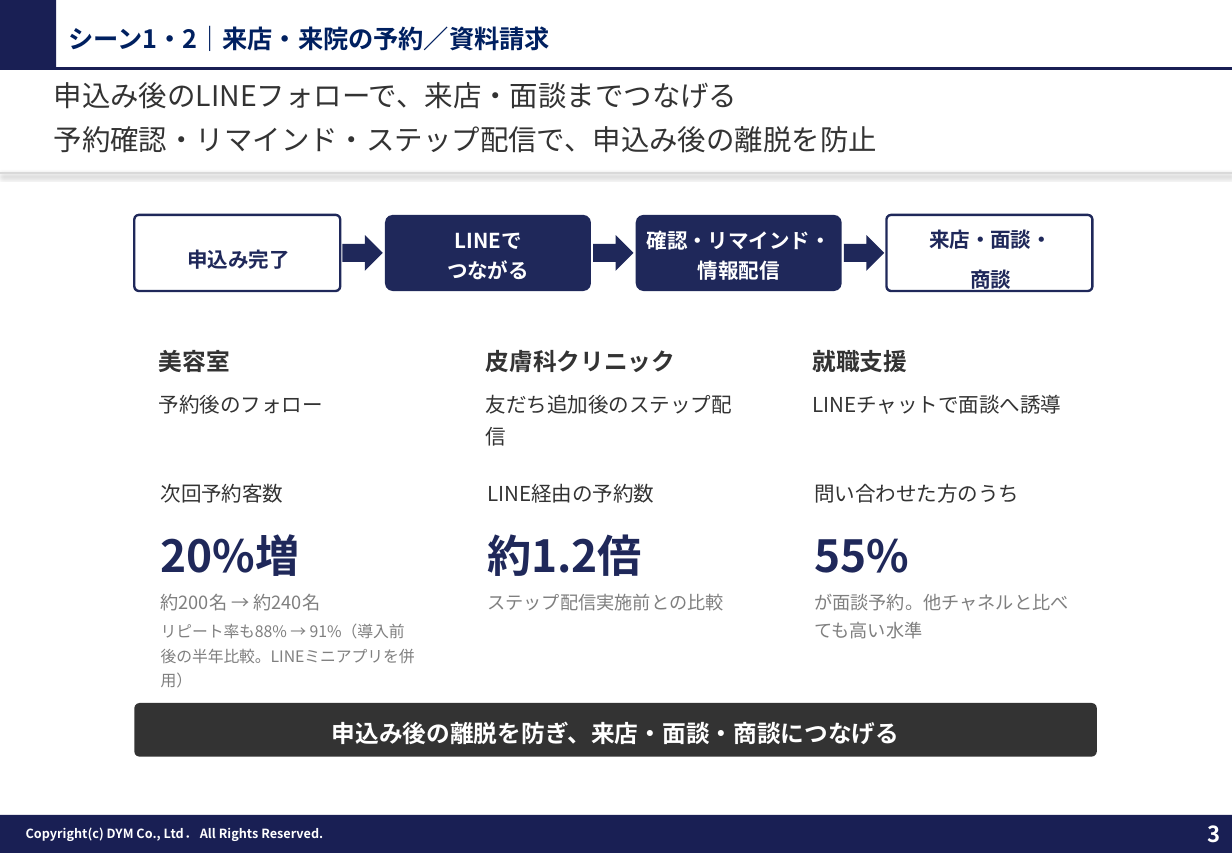
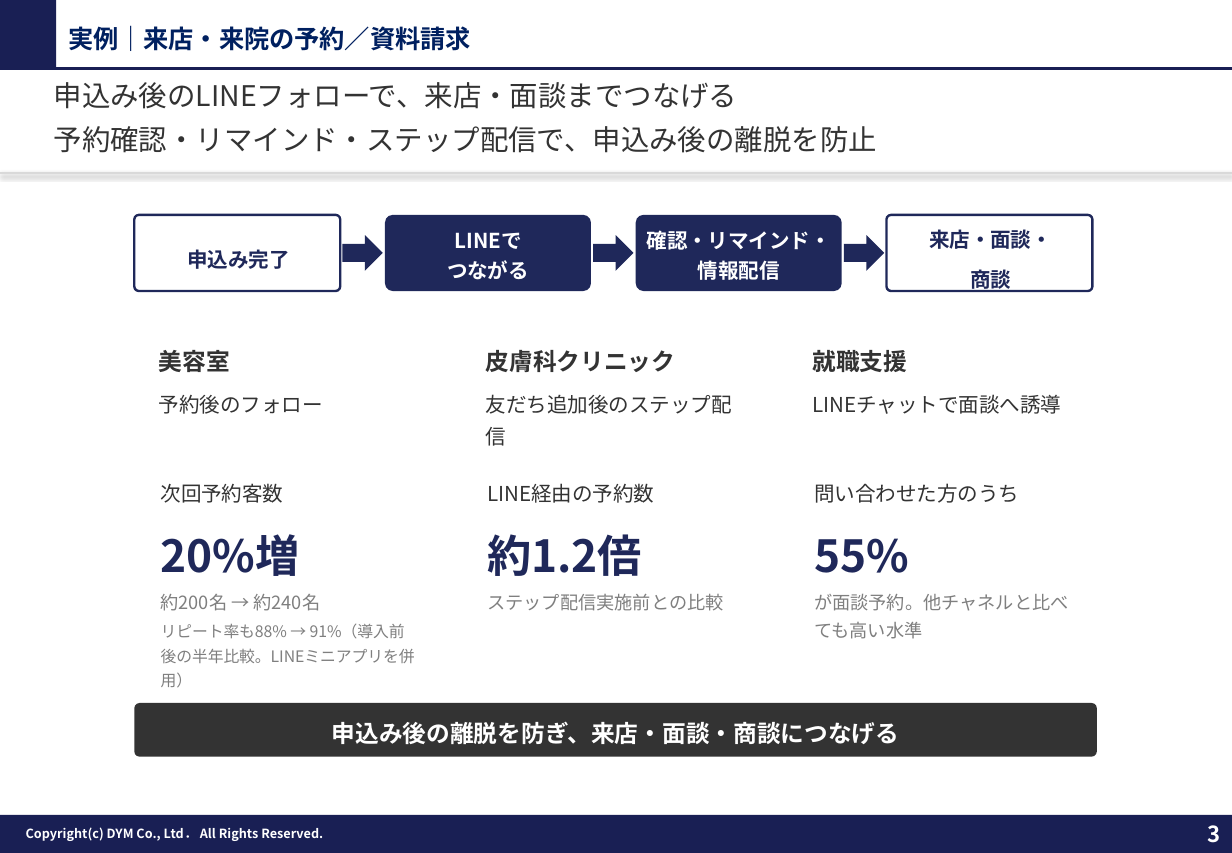
Before and after one commit to tonomura-r-dev/folder, a slide deck: slide 3 of 20261002_サンクスLINEのご提案_事例入り.pptx. Drawn at 1232x853 pixels with LibreOffice and Linux fonts; fonts in the diff are those of the drawing; background and template pictures are left out. Boxes give left, top, right and bottom in pixels: in the first picture for what was removed or moved away, otherwise in the second. Text is boxed around its words. In the diff, an @@ line names an element or a change of style, - is before the commit and + after.

```diff
--- a/20261002_サンクスLINEのご提案_事例入り.pptx
+++ b/20261002_サンクスLINEのご提案_事例入り.pptx
@@ text at [68,25,471,51]: text changed @@
-シーン1・2｜来店・来院の予約／資料請求
+実例｜来店・来院の予約／資料請求
```
Also in this commit, not shown: 1 other slide changed, 9 other files.
